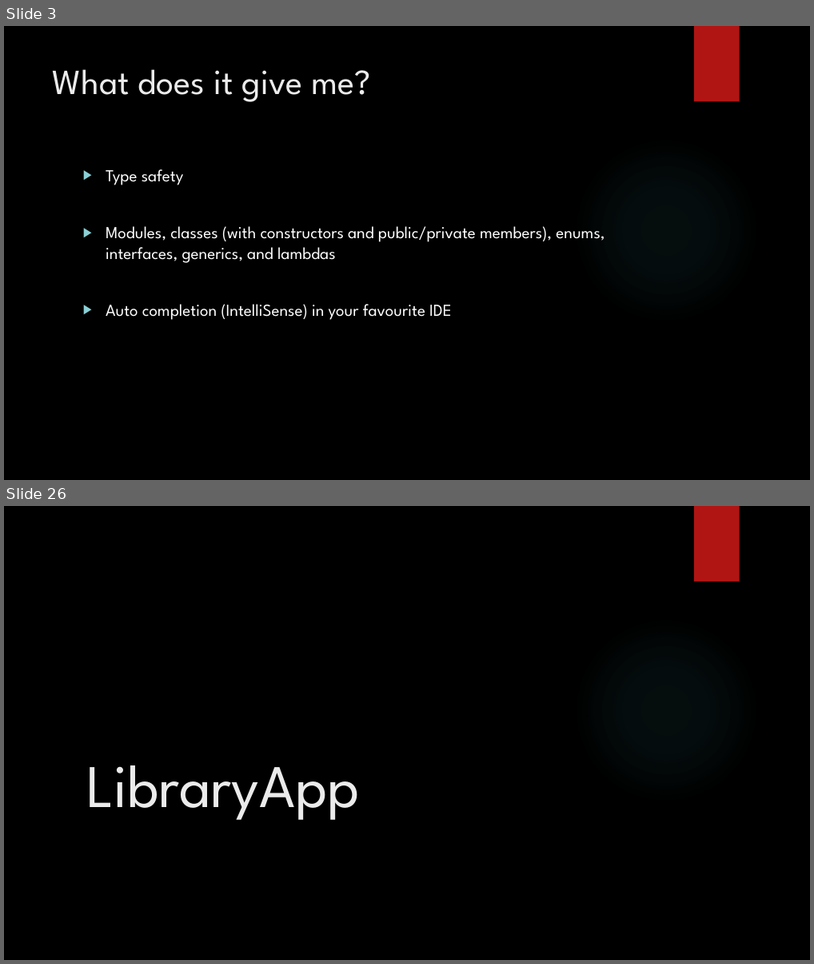
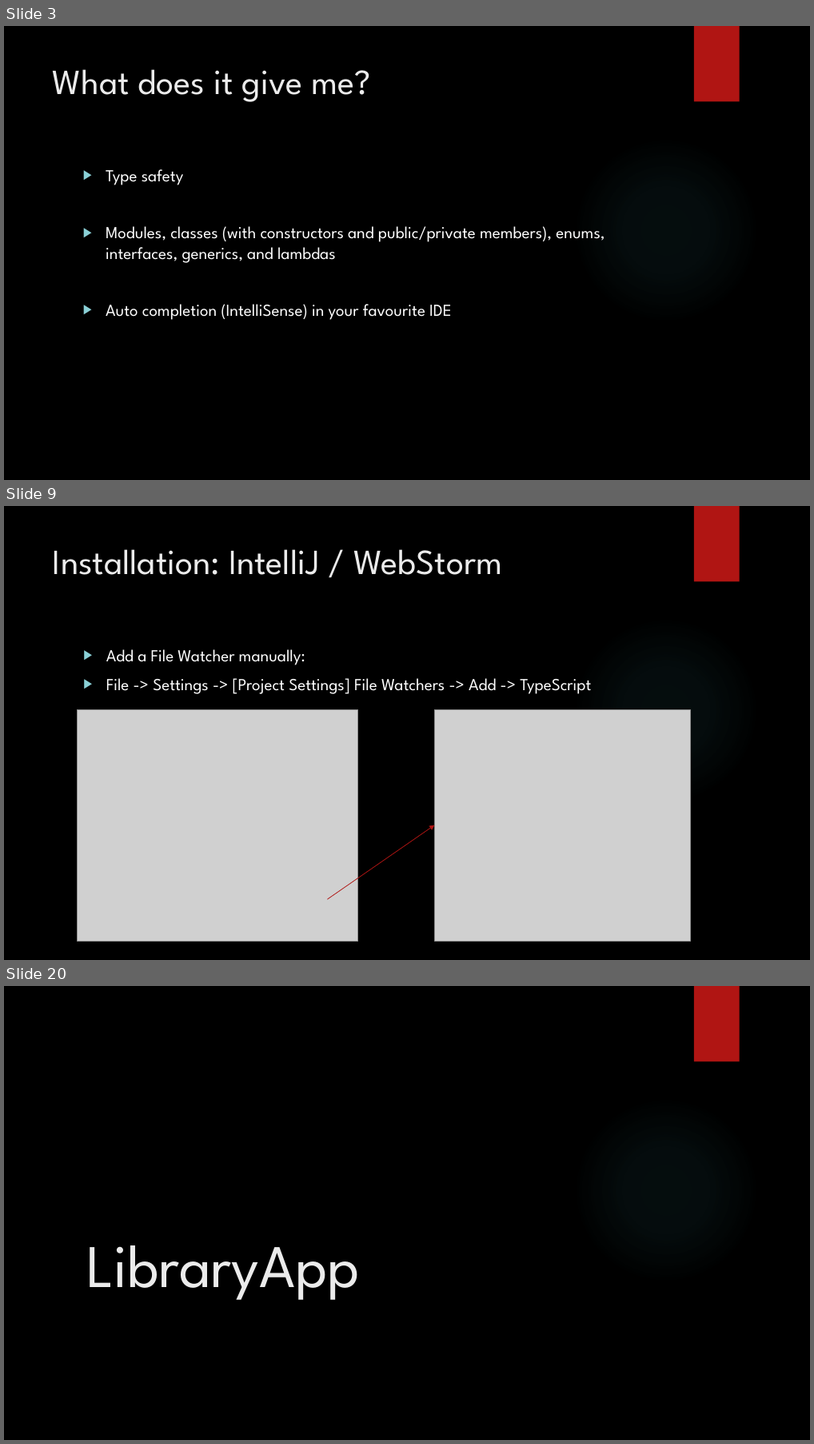
Before and after one commit to bouvet-openlab/typescript-angular-workshop, a slide deck: TypeScript.pptx. Shown one above the other, each under a label of ours: slides 3 and 26 before the commit, slides 3, 9 and 20 after it; the slides between them are not shown. The pictures are 814x964 and 814x1444 pixels, drawn with LibreOffice and Linux fonts; fonts in the diff are those of the drawing; grey boxes stand for pictures; background and template pictures are left out. Boxes give left, top, right and bottom in pixels: in the first picture for what was removed or moved away, otherwise in the second. Text is boxed around its words. In the diff, an @@ line names an element or a change of style, - is before the commit and + after.

```diff
--- a/TypeScript.pptx
+++ b/TypeScript.pptx
@@ slide 9 added at box(4, 506, 810, 960), background picture (left out); not listed: 2 template elements that a slide beside it also shows @@
@@ title added at box(53, 549, 502, 575), 42 pt, text #EBEBEB @@
+Installation: IntelliJ / WebStorm
@@ text added at box(106, 649, 591, 694), 20 pt, text #FFFFFF @@
+▶ Add a File Watcher manually:
+▶ File -> Settings -> [Project Settings] File Watchers -> Add -> TypeScript
@@ picture added at box(78, 709, 358, 940) @@
@@ picture added at box(434, 709, 690, 940) @@
@@ arrow added from (328, 900) to (434, 825), #B01513 0.75 pt @@
@@ what was slide 26 is now slide 20 @@
```
Also in this commit, not shown: 6 slides changed, 10 other slides added, 17 slides removed, 24 other files.
